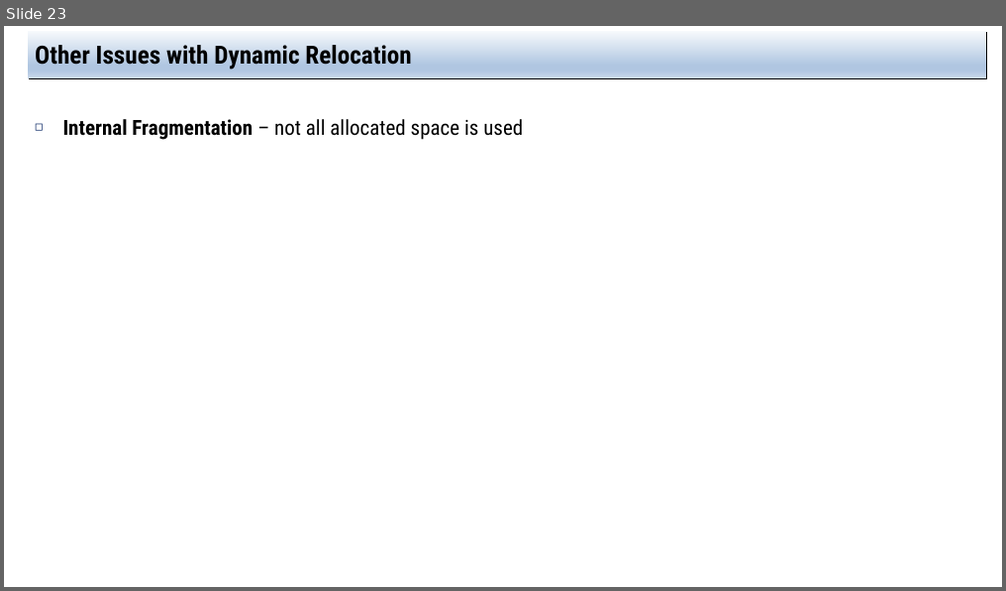
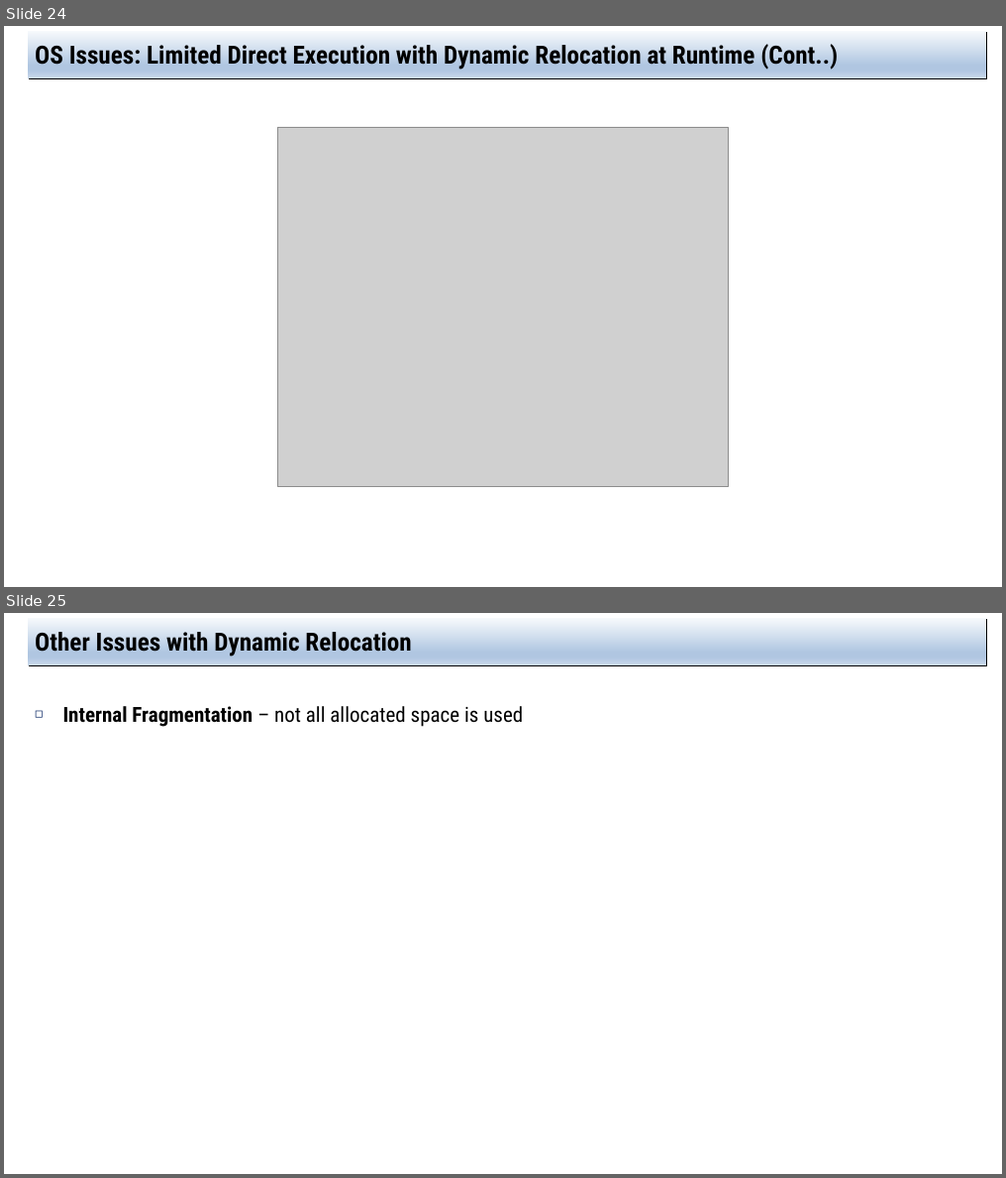
Before and after one commit to jachermocilla/extra-course-materials, a slide deck: cmsc125/ostep/slides/01.Virtualization/15.Address_Translation.pptx. Shown one above the other, each under a label of ours: slide 23 before the commit, slides 24 and 25 after it. The pictures are 1006x591 and 1006x1178 pixels, drawn with LibreOffice and Linux fonts; fonts in the diff are those of the drawing; grey boxes stand for pictures. Boxes give left, top, right and bottom in pixels: in the first picture for what was removed or moved away, otherwise in the second. Text is boxed around its words. In the diff, an @@ line names an element or a change of style, - is before the commit and + after.

```diff
--- a/cmsc125/ostep/slides/01.Virtualization/15.Address_Translation.pptx
+++ b/cmsc125/ostep/slides/01.Virtualization/15.Address_Translation.pptx
@@ slide 24 added at (4, 26, 1002, 587), background #FFFFFF @@
@@ title added at (27, 31, 986, 78), fill gradient #F6F9FC to #B0C6E1 to #CAD9EB, 24 pt, text #000000, bold @@
+OS Issues: Limited Direct Execution with Dynamic Relocation at Runtime (Cont..)
@@ picture added at (278, 127, 729, 486) @@
@@ what was slide 23 is now slide 25 @@
```
Also in this commit, not shown: 3 slides changed, 1 other slide added, 3 other files.
